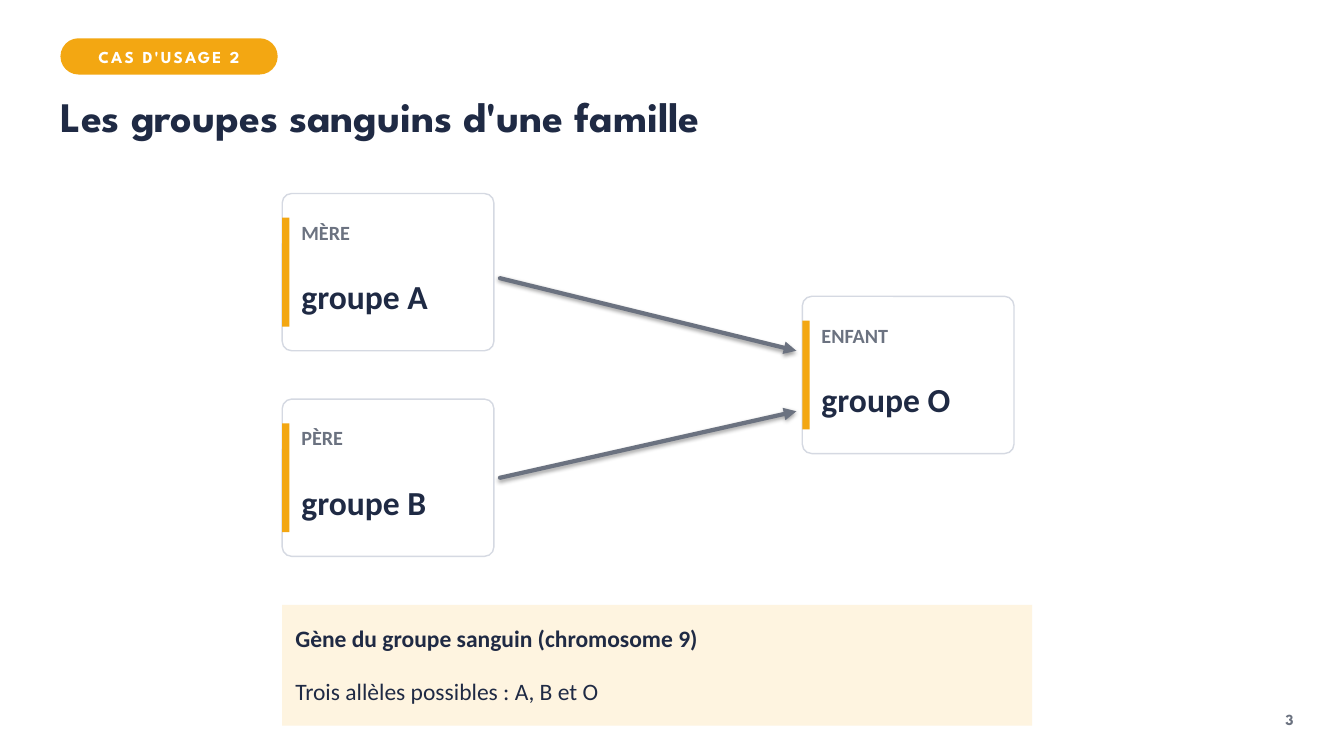
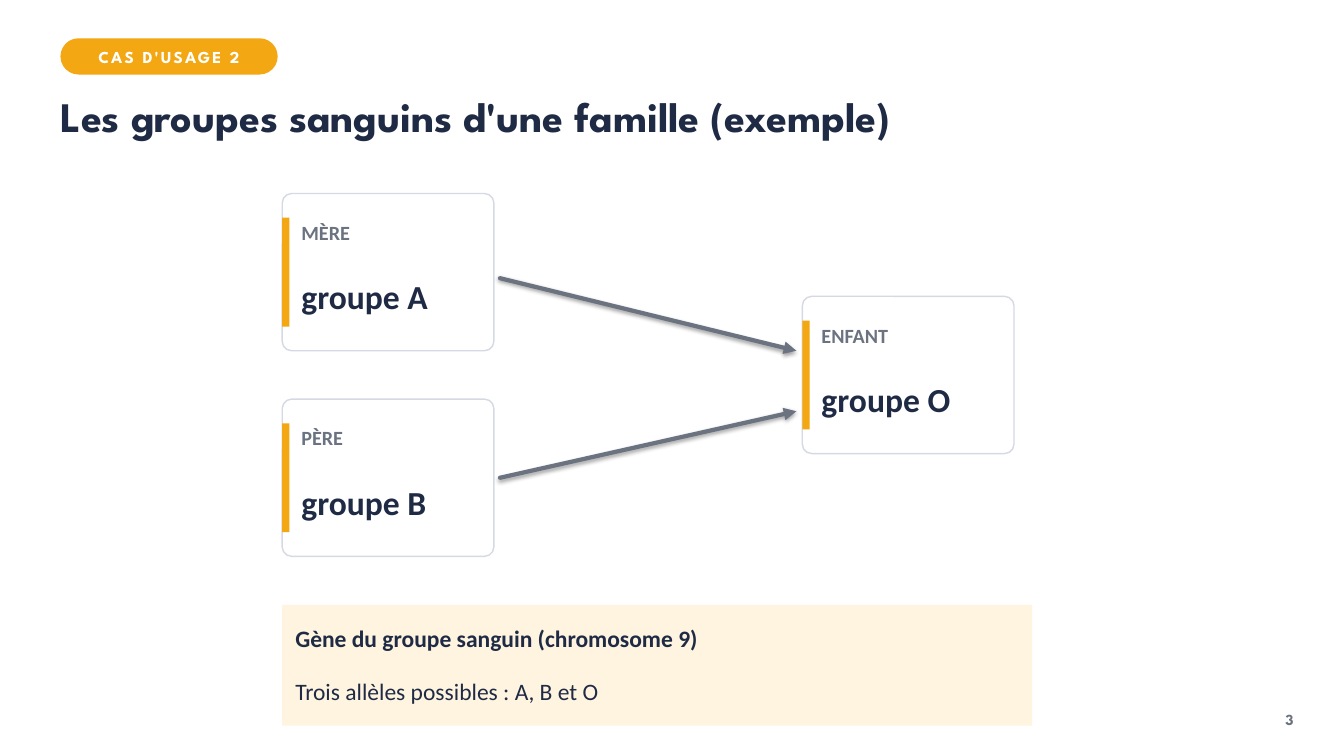
Before and after one commit to VinceIXIV/SVT-cour, a slide deck: slide 3 of cours/3e/S06-heredite-ce-que-lon-recoit-de-ses-parents/3e-S06-diaporama.pptx. Drawn at 1344x756 pixels with LibreOffice and Linux fonts; fonts in the diff are those of the drawing. Boxes give left, top, right and bottom in pixels: in the first picture for what was removed or moved away, otherwise in the second. Text is boxed around its words. In the diff, an @@ line names an element or a change of style, - is before the commit and + after.

```diff
--- a/cours/3e/S06-heredite-ce-que-lon-recoit-de-ses-parents/3e-S06-diaporama.pptx
+++ b/cours/3e/S06-heredite-ce-que-lon-recoit-de-ses-parents/3e-S06-diaporama.pptx
@@ title at (x1=60, y1=102, x2=891, y2=142): text changed @@
-Les groupes sanguins d'une famille
+Les groupes sanguins d'une famille (exemple)
```
Also in this commit, not shown: 13 other files.
